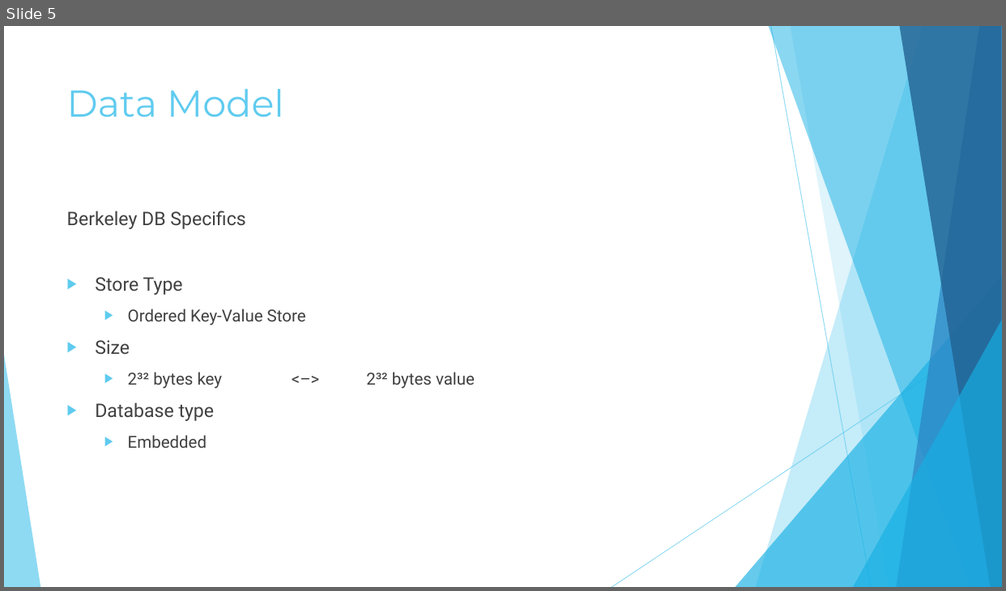
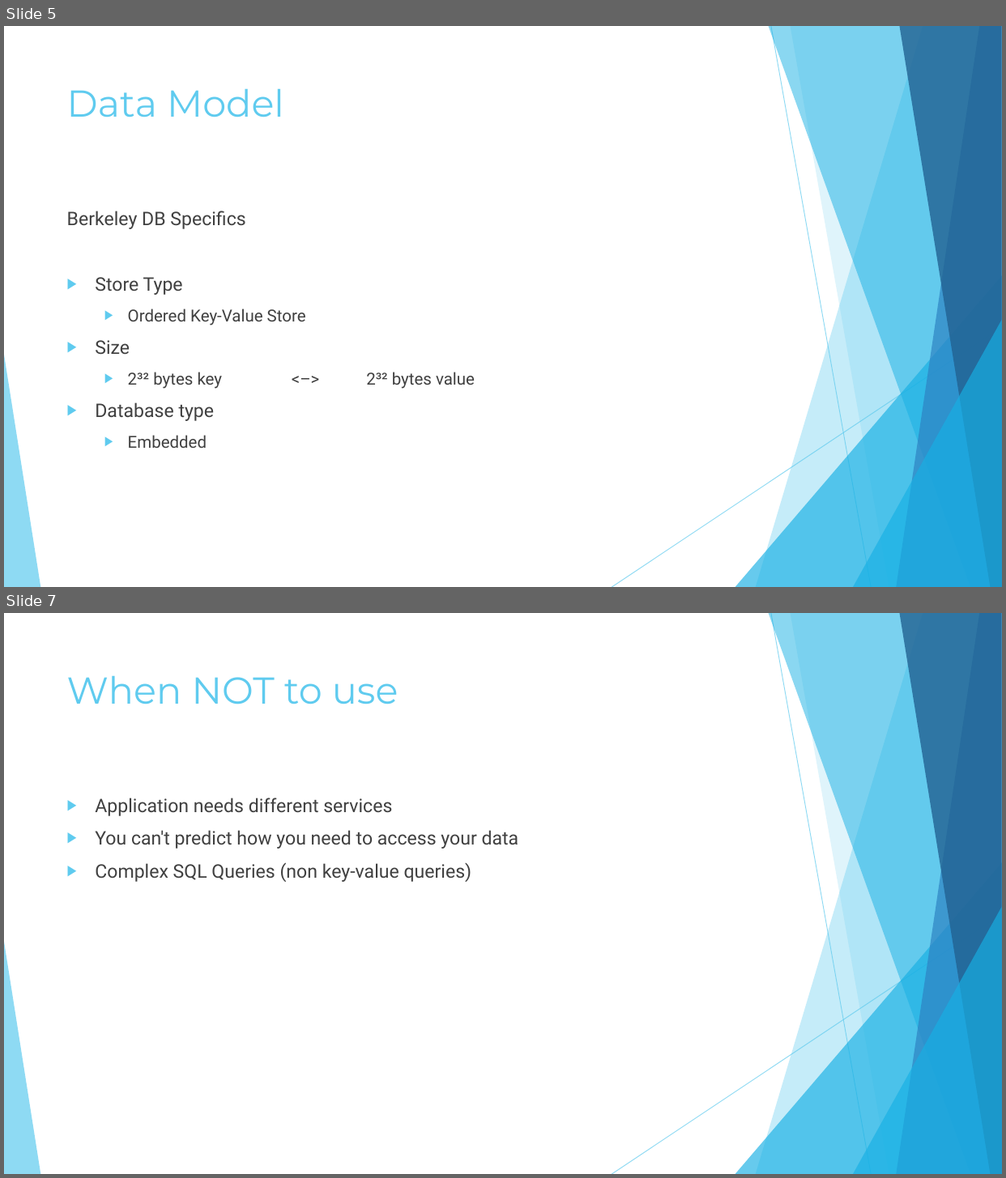
Before and after one commit to shellucas/BerkeleyDBDemo, a slide deck: Berkeley DB.pptx. Shown one above the other, each under a label of ours: slide 5 before the commit, slides 5 and 7 after it; the slides between them are not shown. The pictures are 1006x591 and 1006x1178 pixels, drawn with LibreOffice and Linux fonts; fonts in the diff are those of the drawing. Boxes give left, top, right and bottom in pixels: in the first picture for what was removed or moved away, otherwise in the second. Text is boxed around its words. In the diff, an @@ line names an element or a change of style, - is before the commit and + after.

Commit message:
added when to use and not to use to ppt

```diff
--- a/Berkeley DB.pptx
+++ b/Berkeley DB.pptx
@@ slide 7 added at (4,613,1002,1174), background #FFFFFF; not listed: 10 template elements that a slide beside it also shows @@
@@ title added at (67,675,398,705), 36 pt, text #5FCBEF @@
+When NOT to use
@@ text added at (95,798,519,882), 18 pt, text #404040 @@
+▶ Application needs different services
+▶ You can't predict how you need to access your data
+▶ Complex SQL Queries (non key-value queries)
```
Also in this commit, not shown: 1 other slide added.
